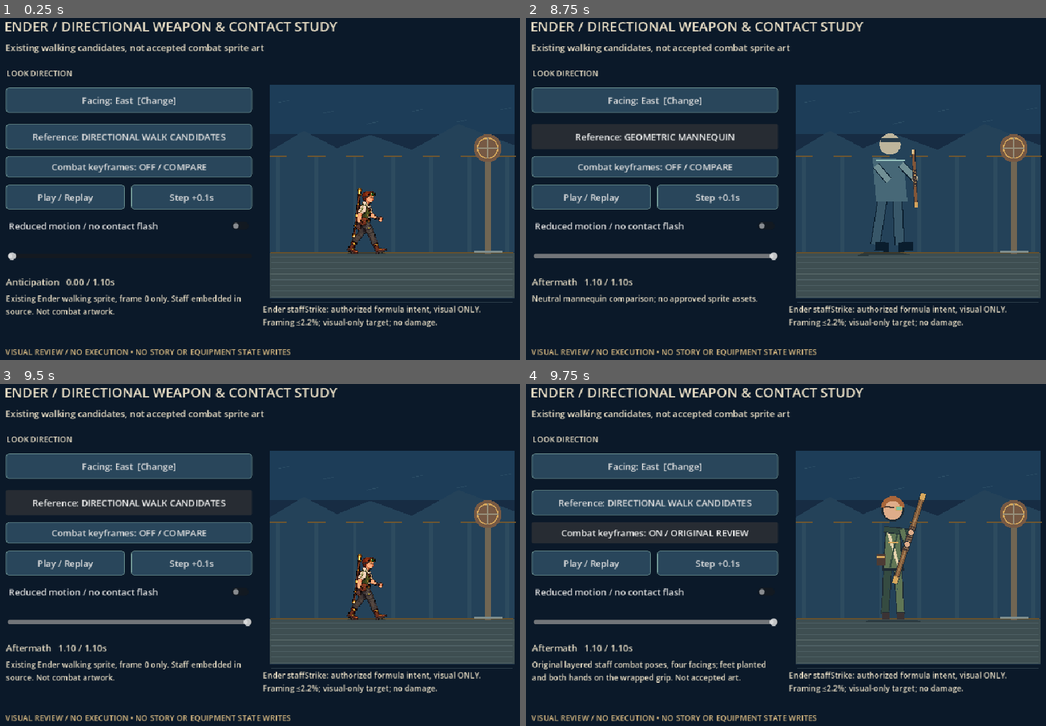
Above: before the commit, frames 1-4 (two rows, left to right).
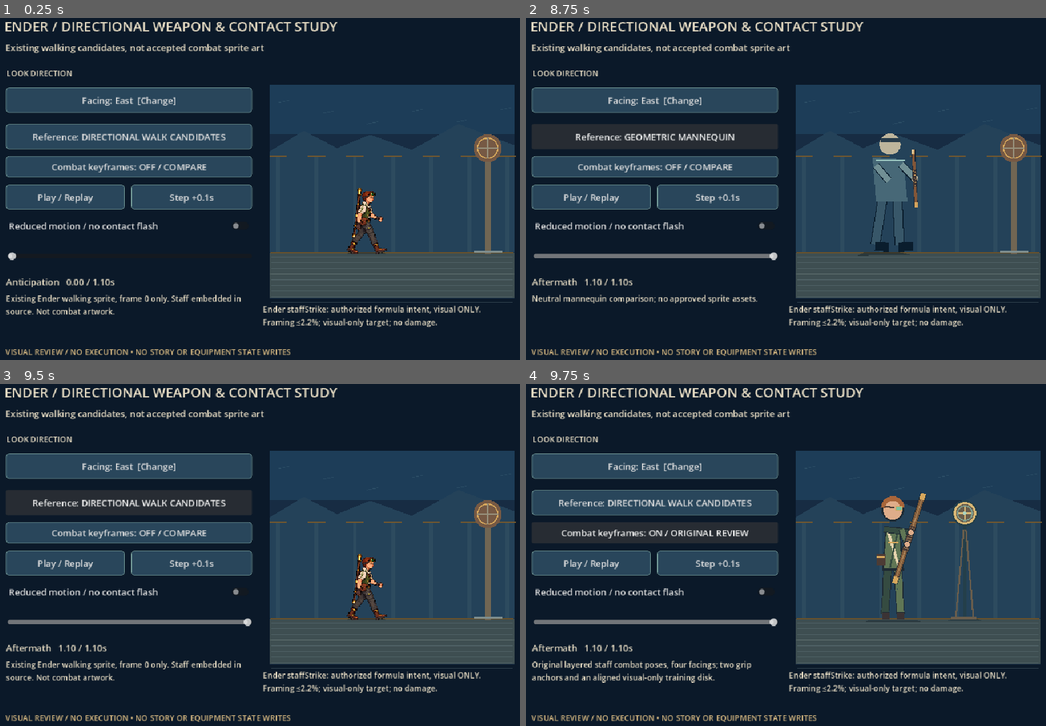
Above: after the commit, the same moments.

Repository: ndrorchestration/ToSailaStarrySky-jrpg
Game: Godot game, scene res://scenes/weapon_directional_cinematic_review.tscn
The game is run twice, just before and just after one commit, with the same random seed, the same clock (stepped at 60 frames per second) and the same inputs. This scene is started directly instead of the project's main scene.
Inputs:
- Up to frame 1 (0.25 s): no input
- Up to frame 2 (8.75 s): click "Play / Replay" at 0.5 s; tap Enter at 1.25 s; hold Right (ui_right) 1.28-2 s; tap E at 1.35 s; click "Play / Replay" at 2 s; hold Down (ui_down) 2.78-3.5 s; tap R at 2.85 s; click "Play / Replay" at 3.5 s; hold Right (ui_right) 4.28-5 s; tap V at 4.35 s; click "Facing: East [Change]" at 5 s; click "Facing: West [Change]" at 5.75 s; click "Facing: South [Change]" at 6.5 s; click "Facing: North [Change]" at 7.25 s; click "Reference: DIRECTIONAL WALK C…" at 8 s
- Up to frame 3 (9.5 s): click "Reference: GEOMETRIC MANNEQUIN" at 8.75 s
- Up to frame 4 (9.75 s): click "Combat keyframes: OFF / COMPA…" at 9.5 s

Frames 1-3 are identical in both runs. In frame 4, 1.7% of the frame differs, in the area x 3-97%, y 33-88%.

Commit message:
feat(godot): wire spatially reachable training disk into opt-in Ender strike review without gameplay changes

Diff:
--- a/godot/scripts/weapon_directional_cinematic_review.gd
+++ b/godot/scripts/weapon_directional_cinematic_review.gd
@@ -8,6 +8,7 @@
 const CombatLayer = preload("res://scripts/ender_staff_combat_keyframe_review.gd")
 const CameraStudy = preload("res://scripts/weapon_cinematic_contact_review.gd")
 const Marker = preload("res://scripts/weapon_training_contact_marker.gd")
+const Alignment = preload("res://scripts/ender_staff_target_alignment_review.gd")
 const FACINGS: Array[String] = ["east","west","south","north"]
 const PAPER := Color("#eadfc6")
 const GOLD := Color("#d5b780")
@@ -24,6 +25,7 @@
 var directional: Node2D
 var combat_layer: Node2D
 var marker: Node2D
+var alignment_target: Node2D
 var facing_button: Button
 var candidate_button: Button
 var combat_button: Button
@@ -59,6 +61,11 @@
         "combatArtAuthority":str(combat_layer.visual_contract().get("source","")) if combat_layer != null else "",
         "combatGripError":float(combat_layer.visual_contract().get("gripError",-1.0)) if combat_layer != null else -1.0,
         "combatBootsGrounded":bool(combat_layer.visual_contract().get("footGrounding",false)) if combat_layer != null else false,
+        "targetVisible":alignment_target.visible if alignment_target != null else false,
+        "targetReaction":float(alignment_target.visual_contract().get("reaction",0.0)) if alignment_target != null else 0.0,
+        "targetProximity":float(alignment_target.visual_contract().get("proximity",-1.0)) if alignment_target != null else -1.0,
+        "targetAnchor":Vector2(alignment_target.visual_contract().get("targetAnchor",Vector2.ZERO)) if alignment_target != null else Vector2.ZERO,
+        "targetHitAuthorized":bool(alignment_target.visual_contract().get("hitAuthorized",true)) if alignment_target != null else true,
         "face":current_facing(),
         "texturePath":str(visual.get("texturePath","")),
         "spriteFrame":int(visual.get("spriteFrame",-1)),
@@ -159,6 +166,10 @@
     marker = Marker.new()
     marker.name = "VisualOnlyContactMarker"
     stage.add_child(marker)
+    alignment_target = Alignment.new()
+    alignment_target.name = "ContactAlignedTrainingTarget"
+    alignment_target.visible = false
+    stage.add_child(alignment_target)
     var bottom := _label(
         "VISUAL REVIEW / NO EXECUTION • NO STORY OR EQUIPMENT STATE WRITES",
         Vector2(30,604),Vector2(900,27),14)
@@ -225,6 +236,21 @@
     stage.show_mannequin = not show_candidate and not show_combat_pose
     stage.weapon.visible = not show_candidate and not show_combat_pose
     stage.show_review_effects = not show_combat_pose
+    stage.show_static_target = not show_combat_pose
+    alignment_target.visible = show_combat_pose
+    marker.visible = not show_combat_pose
+    if show_combat_pose:
+        # Contact point is a visual authoring fixture derived from the
+        # authorized midpoint of the same deterministic motion curve.
+        var key_pose: Dictionary = adapter.actor_action_pose(
+            "ender","full_length_staff","staffStrike",0.695*_duration(),false)
+        var key_frame: Dictionary = combat_layer.sample_frame(current_facing(),key_pose)
+        var bound: bool = alignment_target.bind_contact_anchor(current_facing(),key_frame)
+        var contact_ok: bool = bound and alignment_target.apply_visual_contact(
+            combat_layer.visual_contract(),camera)
+        if not contact_ok:
+            status_label.text = "CONTACT STUDY FAIL-CLOSED: geometry or permission mismatch"
+            alignment_target.visible = false
     combat_layer.visible = show_combat_pose
     directional.visible = show_candidate and not show_combat_pose
     stage.queue_redraw()
@@ -241,7 +267,7 @@
     ]
     if show_combat_pose:
         status_label.text = ("Original layered staff combat poses, four facings; "
-            + "feet planted and both hands on the wrapped grip. Not accepted art.")
+            + "two grip anchors and an aligned visual-only training disk.")
     elif show_candidate:
         status_label.text = ("Existing Ender walking sprite, frame 0 only. "
             + "Staff embedded in source. Not combat artwork.")
